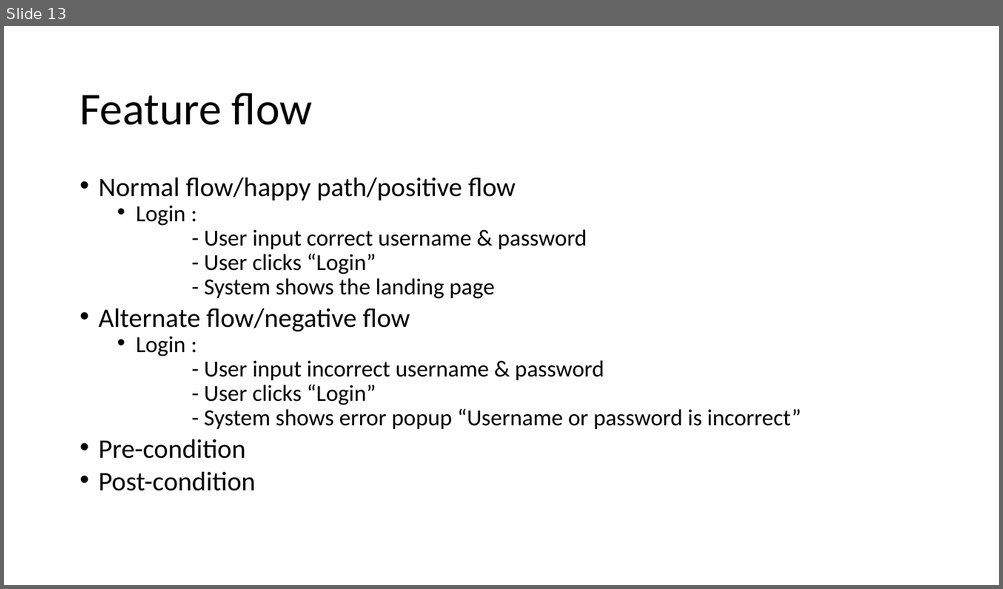
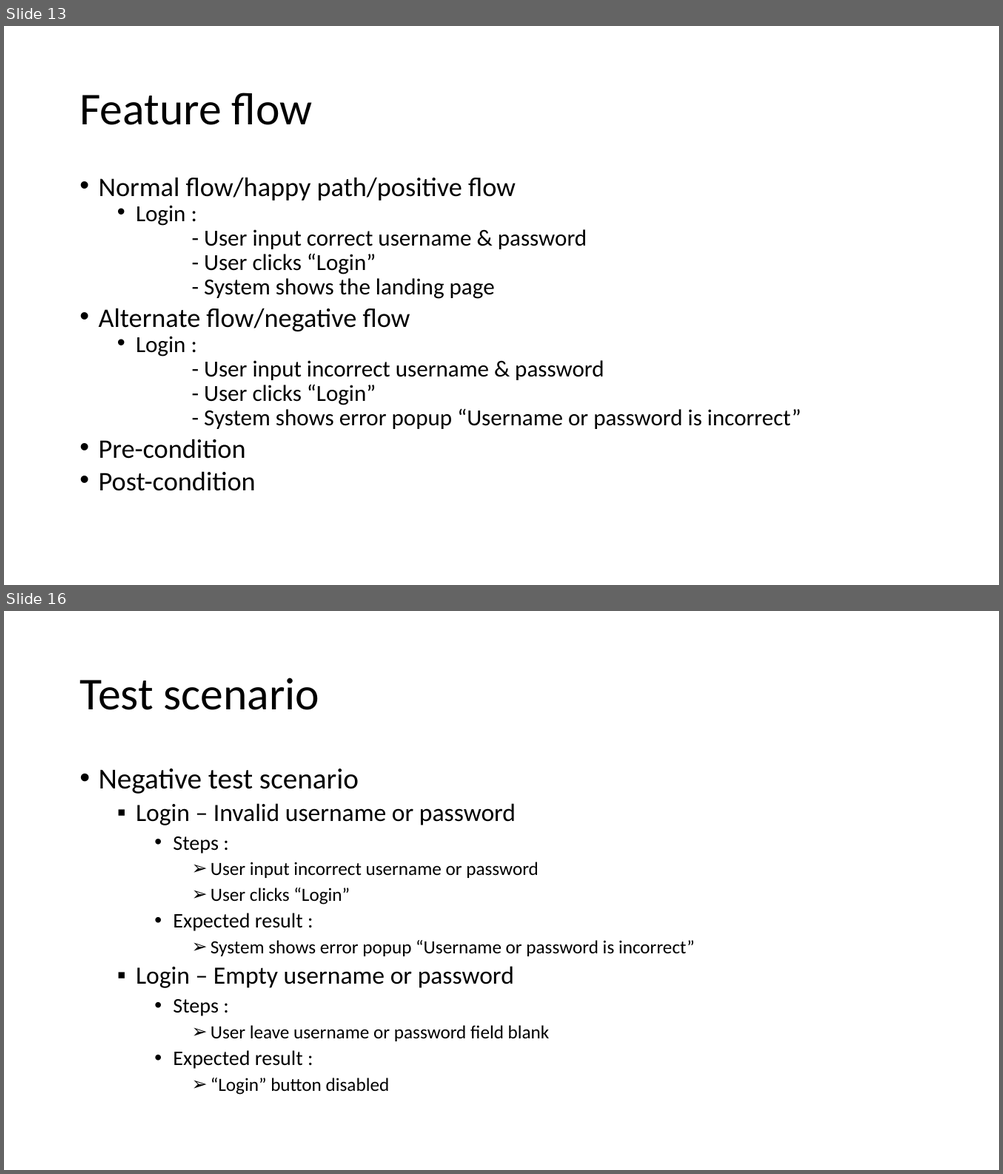
Before and after one commit to oyviktorisa/software-engineering-2023.1, a slide deck: Analisa Kebutuhan Perangkat Lunak.pptx. Shown one above the other, each under a label of ours: slide 13 before the commit, slides 13 and 16 after it; the slides between them are not shown. The pictures are 1003x589 and 1003x1174 pixels, drawn with LibreOffice and Linux fonts; fonts in the diff are those of the drawing. Boxes give left, top, right and bottom in pixels: in the first picture for what was removed or moved away, otherwise in the second. Text is boxed around its words. In the diff, an @@ line names an element or a change of style, - is before the commit and + after.

```diff
--- a/Analisa Kebutuhan Perangkat Lunak.pptx
+++ b/Analisa Kebutuhan Perangkat Lunak.pptx
@@ slide 16 added at (4, 611, 999, 1170), background #FFFFFF @@
@@ title added at (79, 678, 320, 710), 44 pt, text #000000 @@
+Test scenario
@@ text added at (99, 769, 694, 1095), 18 pt, text #000000 @@
+• Negative test scenario
+  ▪ Login – Invalid username or password
+    • Steps :
+      ➢ User input incorrect username or password
+      ➢ User clicks “Login”
+    • Expected result :
+      ➢ System shows error popup “Username or password is incorrect”
+  ▪ Login – Empty username or password
+    • Steps :
+      ➢ User leave username or password field blank
+    • Expected result :
+      ➢ “Login” button disabled
```
Also in this commit, not shown: 2 other slides added, 1 other file.
